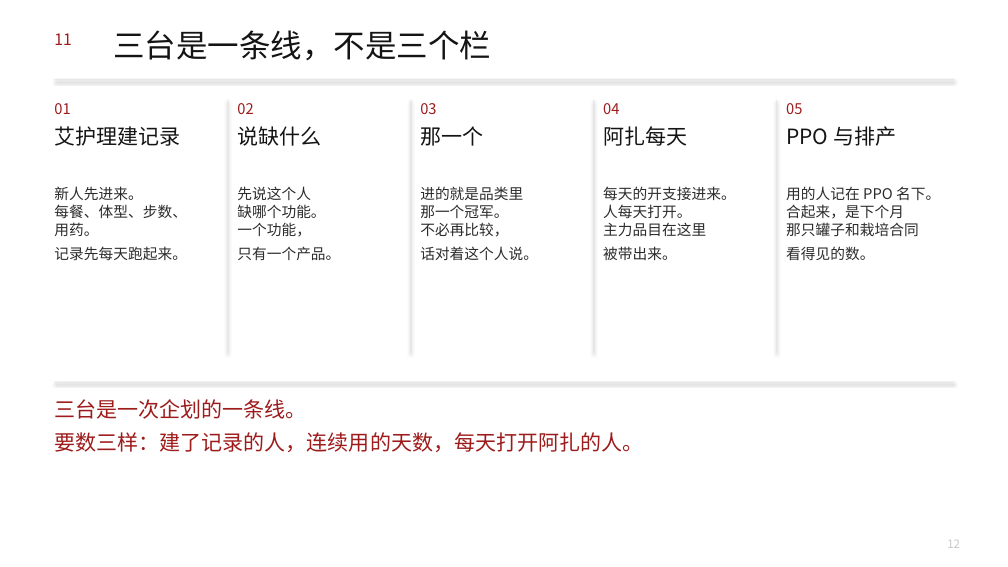
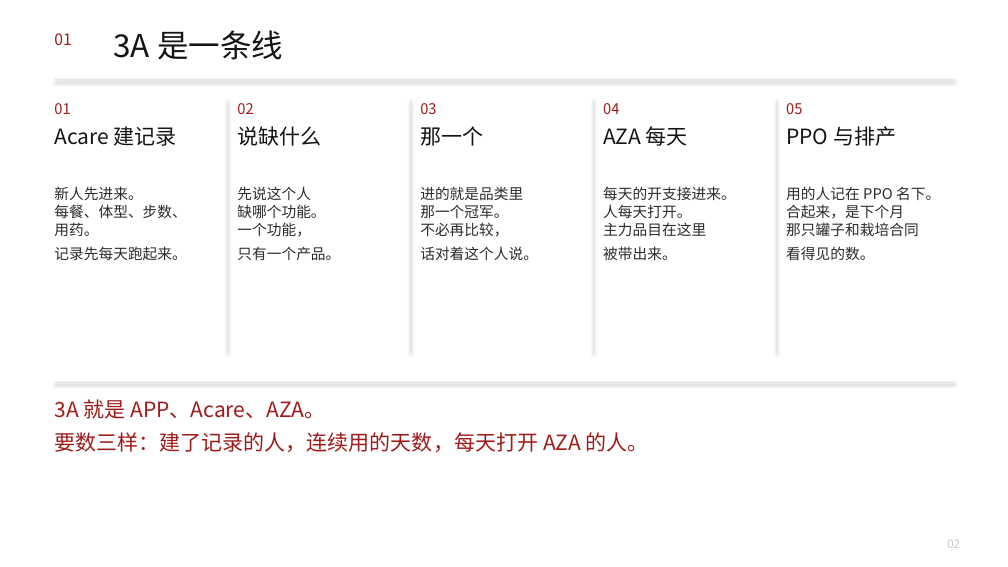
Before and after one commit to headshot9999/xiaoyi, a slide deck: slide 2 of 艾多美何以成为100兆韩元企业.pptx (slide 12 before the commit). Drawn at 1008x567 pixels with LibreOffice and Linux fonts; fonts in the diff are those of the drawing. Boxes give left, top, right and bottom in pixels: in the first picture for what was removed or moved away, otherwise in the second. Text is boxed around its words. In the diff, an @@ line names an element or a change of style, - is before the commit and + after.

```diff
--- a/艾多美何以成为100兆韩元企业.pptx
+++ b/艾多美何以成为100兆韩元企业.pptx
@@ text at (x1=54, y1=33, x2=71, y2=45): text changed @@
-11
+01
@@ text at (x1=113, y1=30, x2=283, y2=60): text changed @@
-三台是一条线，不是三个栏
+3A 是一条线
@@ text at (x1=54, y1=126, x2=177, y2=146): text changed @@
-艾护理建记录
+Acare 建记录
@@ text at (x1=603, y1=126, x2=688, y2=146): text changed @@
-阿扎每天
+AZA 每天
@@ text at (x1=54, y1=399, x2=649, y2=452): text changed @@
-三台是一次企划的一条线。
-要数三样：建了记录的人，连续用的天数，每天打开阿扎的人。
+3A 就是 APP、Acare、AZA。
+要数三样：建了记录的人，连续用的天数，每天打开 AZA 的人。
@@ text at (x1=947, y1=540, x2=960, y2=548): text changed @@
-12
+02
```
Also in this commit, not shown: 15 other slides changed, 3 other files.
